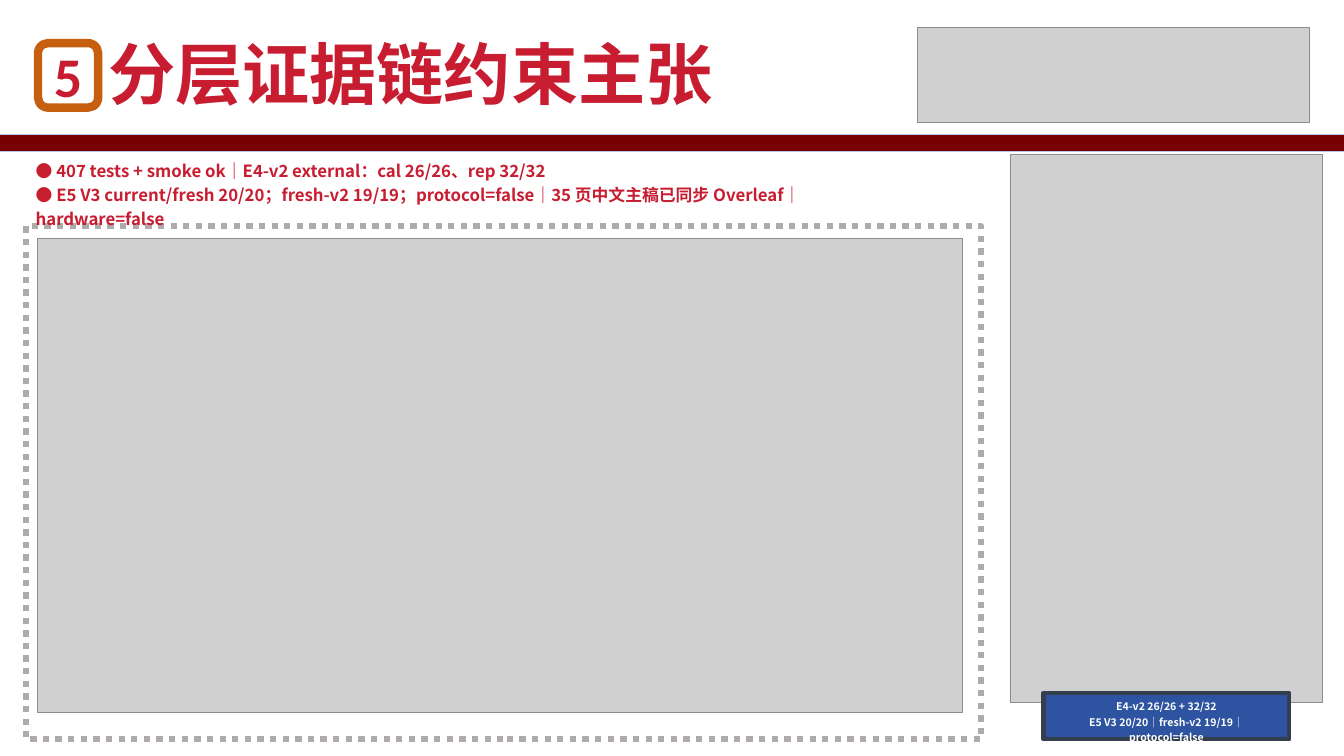
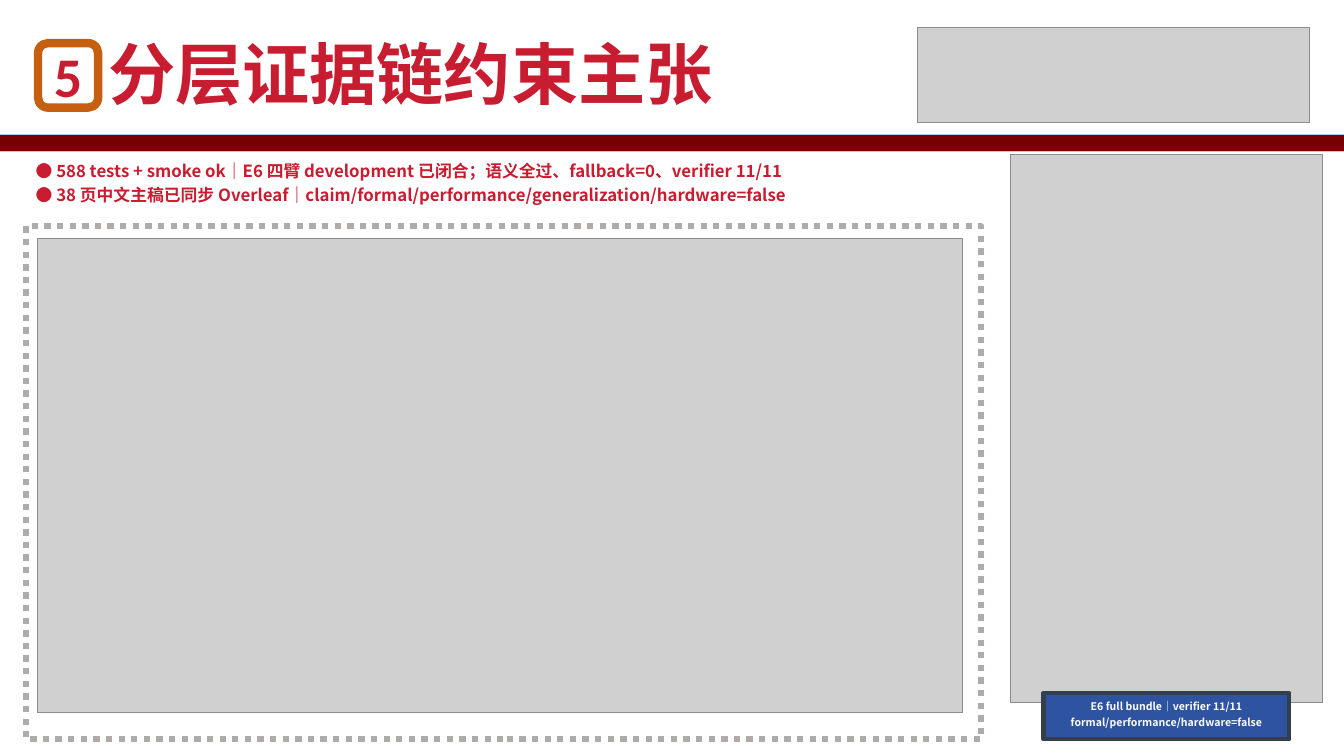
Before and after one commit to zhouzixiang1/sshr, a slide deck: slide 12 of docs/competition/slides/XA-202609_双向智能Boolean_Oracle答辩稿.pptx. Drawn at 1344x756 pixels with LibreOffice and Linux fonts; fonts in the diff are those of the drawing; grey boxes stand for pictures. Boxes give left, top, right and bottom in pixels: in the first picture for what was removed or moved away, otherwise in the second. Text is boxed around its words. In the diff, an @@ line names an element or a change of style, - is before the commit and + after.

```diff
--- a/docs/competition/slides/XA-202609_双向智能Boolean_Oracle答辩稿.pptx
+++ b/docs/competition/slides/XA-202609_双向智能Boolean_Oracle答辩稿.pptx
@@ text at bbox=[56, 162, 785, 205]: text changed @@
-● 407 tests + smoke ok｜E4-v2 external：cal 26/26、rep 32/32
-● E5 V3 current/fresh 20/20；fresh-v2 19/19；protocol=false｜35 页中文主稿已同步 Overleaf｜hardware=false
+● 588 tests + smoke ok｜E6 四臂 development 已闭合；语义全过、fallback=0、verifier 11/11
+● 38 页中文主稿已同步 Overleaf｜claim/formal/performance/generalization/hardware=false
@@ text in rectangle at bbox=[1071, 701, 1262, 729]: text changed @@
-E4-v2 26/26 + 32/32
-E5 V3 20/20｜fresh-v2 19/19｜protocol=false
+E6 full bundle｜verifier 11/11
+formal/performance/hardware=false
```
Also in this commit, not shown: 2 other slides changed, 24 other files.
